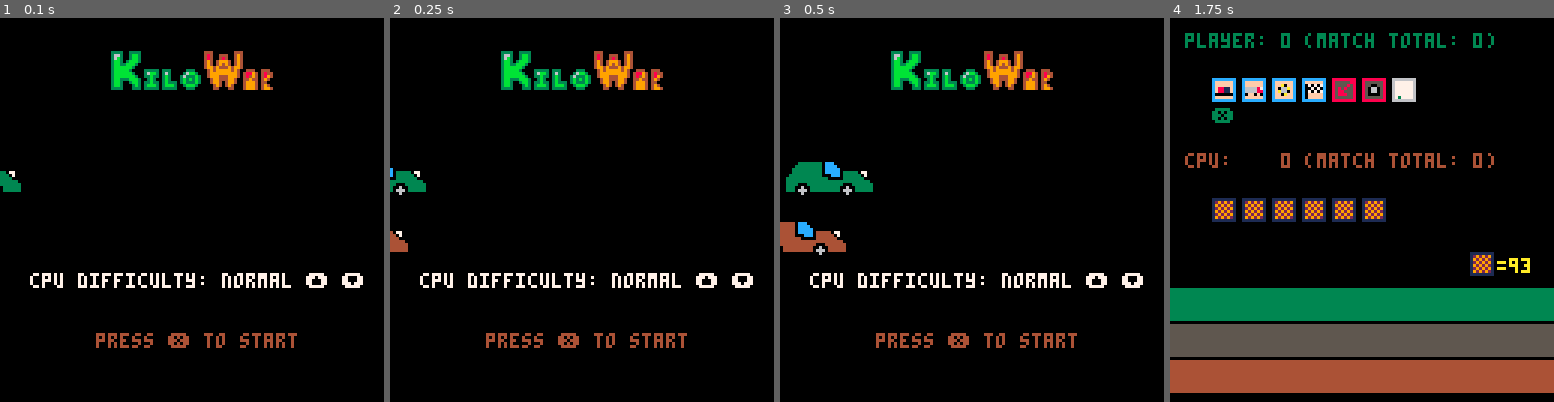
Above: before the commit, frames 1-4 (left to right).
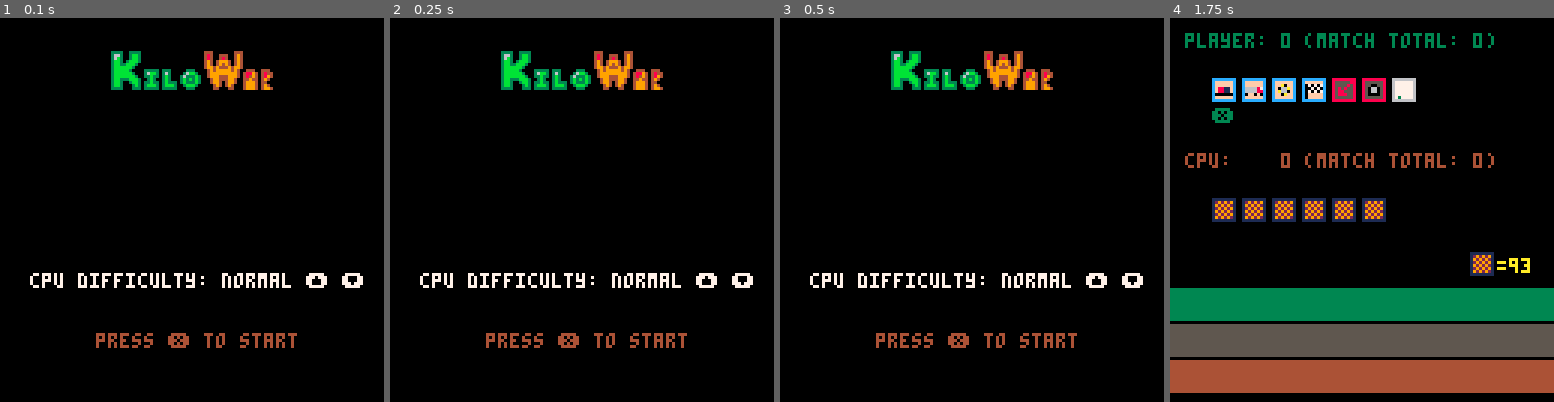
Above: after the commit, the same moments.

Repository: charles-christiansen/kilowar
Game: PICO-8 cartridge kilowar.p8
Two runs of this game, one before a commit and one after it. Both use one fixed random seed, a clock stepped at 60 frames per second and the inputs below.
Inputs:
- Up to frame 1 (0.1 s): no input
- Up to frame 2 (0.25 s): no input
- Up to frame 3 (0.5 s): tap O (Z key) at 0.33 s
- Up to frame 4 (1.75 s): tap O (Z key) at 0.7, 1.43 s; tap X (X key) at 1.07 s

The runs differ from the first frame. In frame 1, 0.2% of the frame differs, in the area x 0-6%, y 39-46%; in frame 2, 0.6%; in frame 3, 2.1%, in the area x 0-25%, y 37-62%; in frame 4, nothing differs.

Commit message:
Added some sweet burnout smoke to opening animation

Diff:
--- a/kilowar.p8
+++ b/kilowar.p8
@@ -840,15 +840,17 @@
 function draw_start()
 	cls()
 	if pcx == -200 then
-		pcx = flr(rnd(10)) - 32
+		pcx = flr(rnd(10)) - 64
 	end
 	if ccx == -200 then
-		ccx = flr(rnd(10)) - 32
+		ccx = flr(rnd(10)) - 64
 	end
 	spr(64,36,10,7,3)
 	sspr(128,64,32,32,0,50,128,32)
 	spr(72,pcx,30,4,4)
 	spr(76,ccx,50,4,4)
+	spr(133,pcx-15,40,4,4)
+	spr(133,ccx-15,60,4,4)
 	pcx += pdx
 	ccx += cdx
 	pdx += rnd(0.11)
Not shown, changed: 32 lines of the sprite sheet (__gfx__) section of kilowar.p8
Not shown, added: smoke.png
